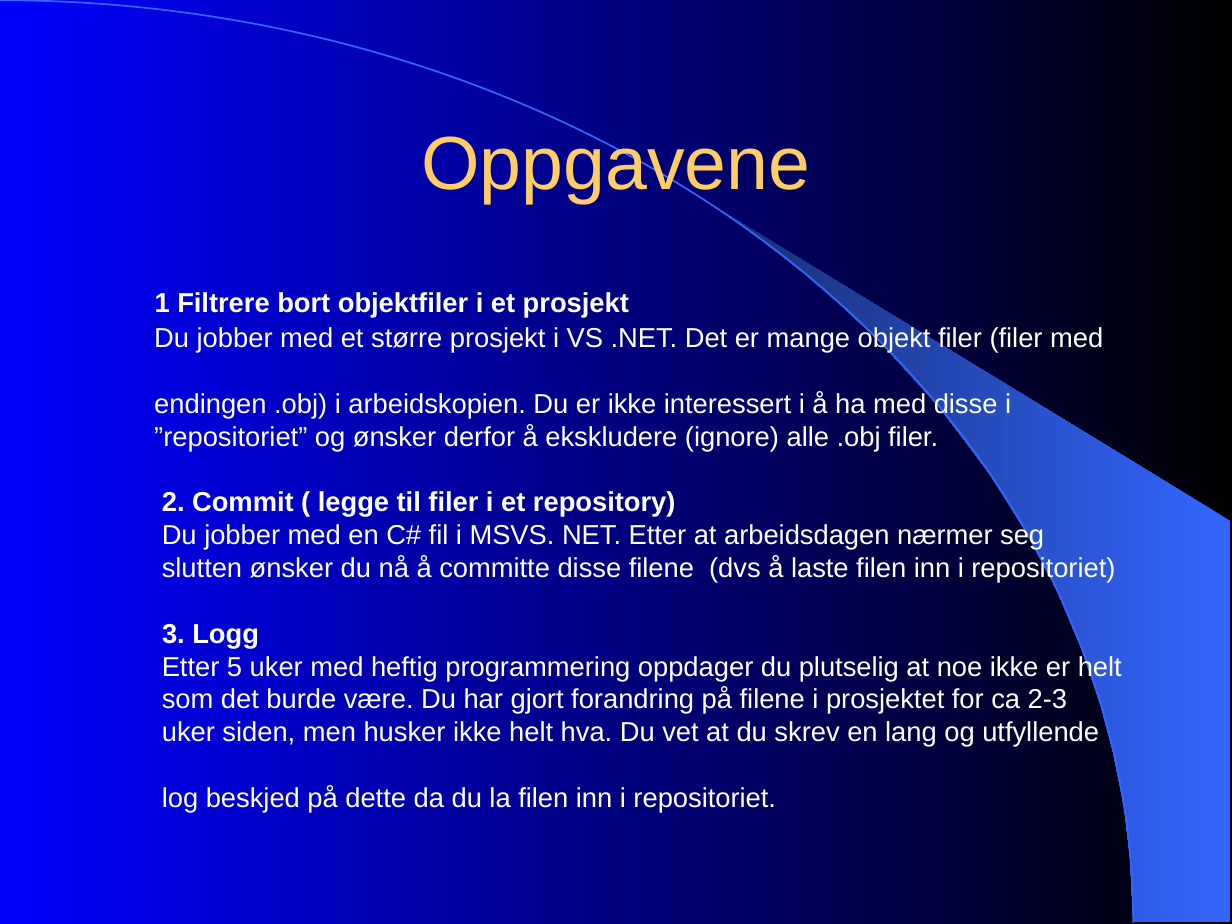
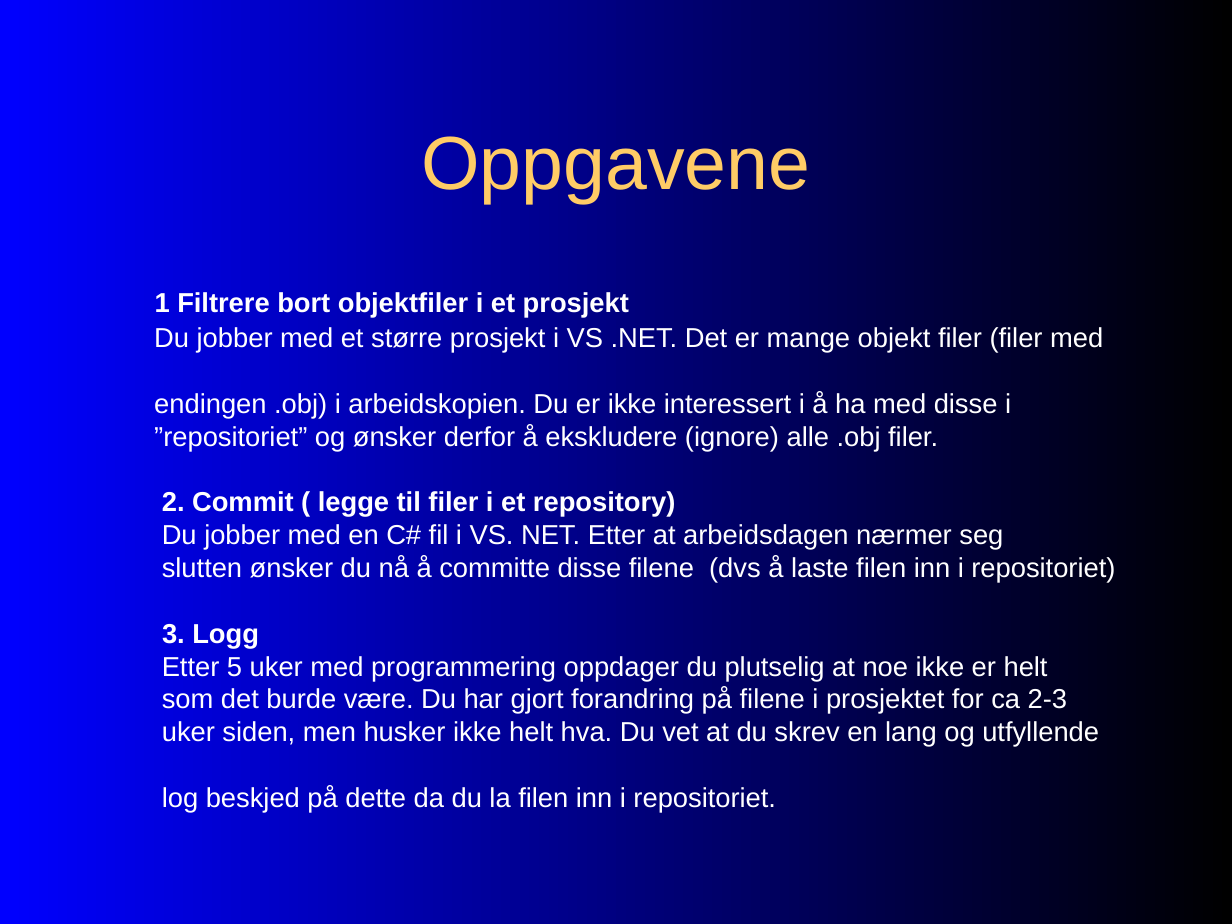
Before and after one commit to PhilJollans/AnkhSVN2019, a slide deck: slide 6 of doc/powerpoint/papirprototyp_testing.ppt. Drawn at 1232x924 pixels with LibreOffice and Linux fonts; fonts in the diff are those of the drawing. Boxes give left, top, right and bottom in pixels: in the first picture for what was removed or moved away, otherwise in the second. Text is boxed around its words. In the diff, an @@ line names an element or a change of style, - is before the commit and + after.

```diff
--- a/doc/powerpoint/papirprototyp_testing.ppt
+++ b/doc/powerpoint/papirprototyp_testing.ppt
@@ freeform shape removed at (x1=0, y1=0, x2=1133, y2=924) @@
@@ freeform shape removed at (x1=726, y1=213, x2=1231, y2=922) @@
@@ text at (x1=162, y1=524, x2=1003, y2=550): text changed @@
-Du jobber med en C# fil i MSVS. NET. Etter at arbeidsdagen nærmer seg
+Du jobber med en C# fil i VS. NET. Etter at arbeidsdagen nærmer seg
@@ text at (x1=162, y1=656, x2=1048, y2=681): text changed @@
-Etter 5 uker med heftig programmering oppdager du plutselig at noe ikke er helt
+Etter 5 uker med programmering oppdager du plutselig at noe ikke er helt
```
Also in this commit, not shown: 9 other slides changed.
